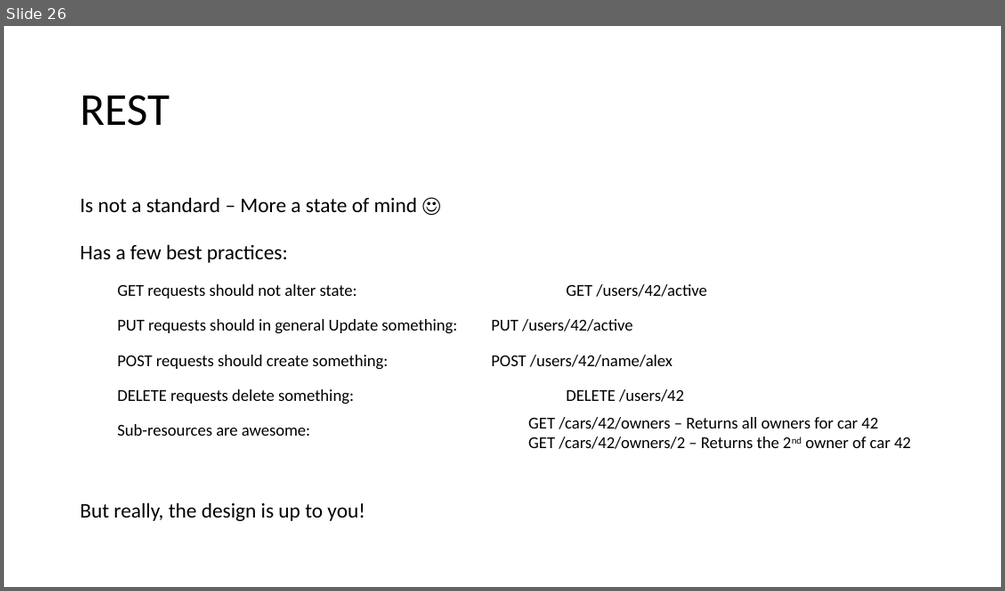
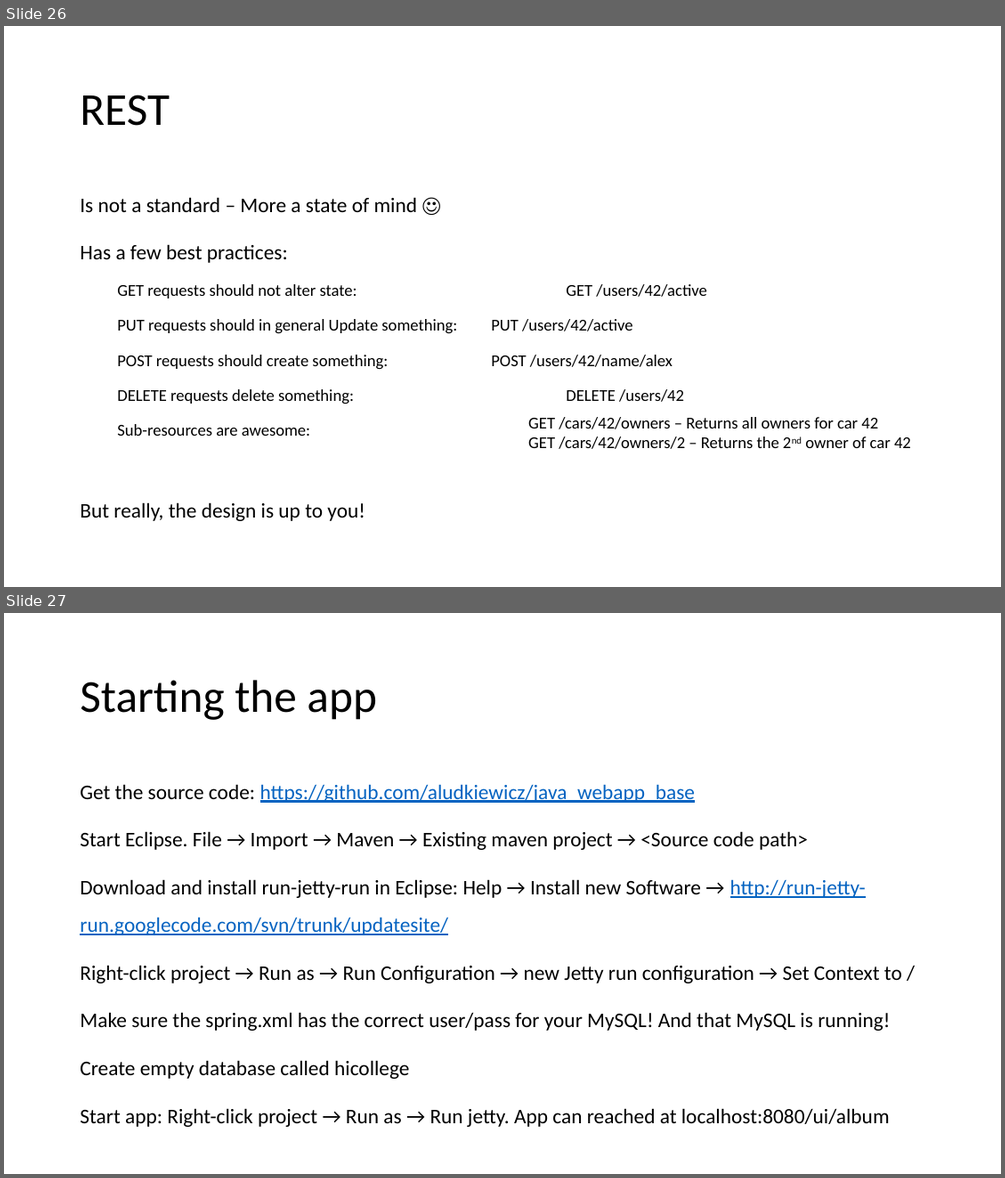
Before and after one commit to aludkiewicz/java_webapp_base, a slide deck: Webapp_java.pptx. Shown one above the other, each under a label of ours: slide 26 before the commit, slides 26 and 27 after it. The pictures are 1005x591 and 1005x1178 pixels, drawn with LibreOffice and Linux fonts; fonts in the diff are those of the drawing. Boxes give left, top, right and bottom in pixels: in the first picture for what was removed or moved away, otherwise in the second. Text is boxed around its words. In the diff, an @@ line names an element or a change of style, - is before the commit and + after.

```diff
--- a/Webapp_java.pptx
+++ b/Webapp_java.pptx
@@ slide 27 added at (4,613,1001,1174), background #FFFFFF @@
@@ title added at (80,680,376,720), 44 pt, text #000000 @@
+Starting the app
@@ text added at (80,784,902,1127), 20 pt, text #000000 @@
+Get the source code: https://github.com/aludkiewicz/java_webapp_base
+Start Eclipse. File → Import → Maven → Existing maven project → <Source code path>
+Download and install run-jetty-run in Eclipse: Help → Install new Software → http://run-jetty-run.googlecode.com/svn/trunk/updatesite/
+Right-click project → Run as → Run Configuration → new Jetty run configuration → Set Context to /
+Make sure the spring.xml has the correct user/pass for your MySQL! And that MySQL is running!
+Create empty database called hicollege
+Start app: Right-click project → Run as → Run jetty. App can reached at localhost:8080/ui/album
```
Also in this commit, not shown: 4 other slides added.
